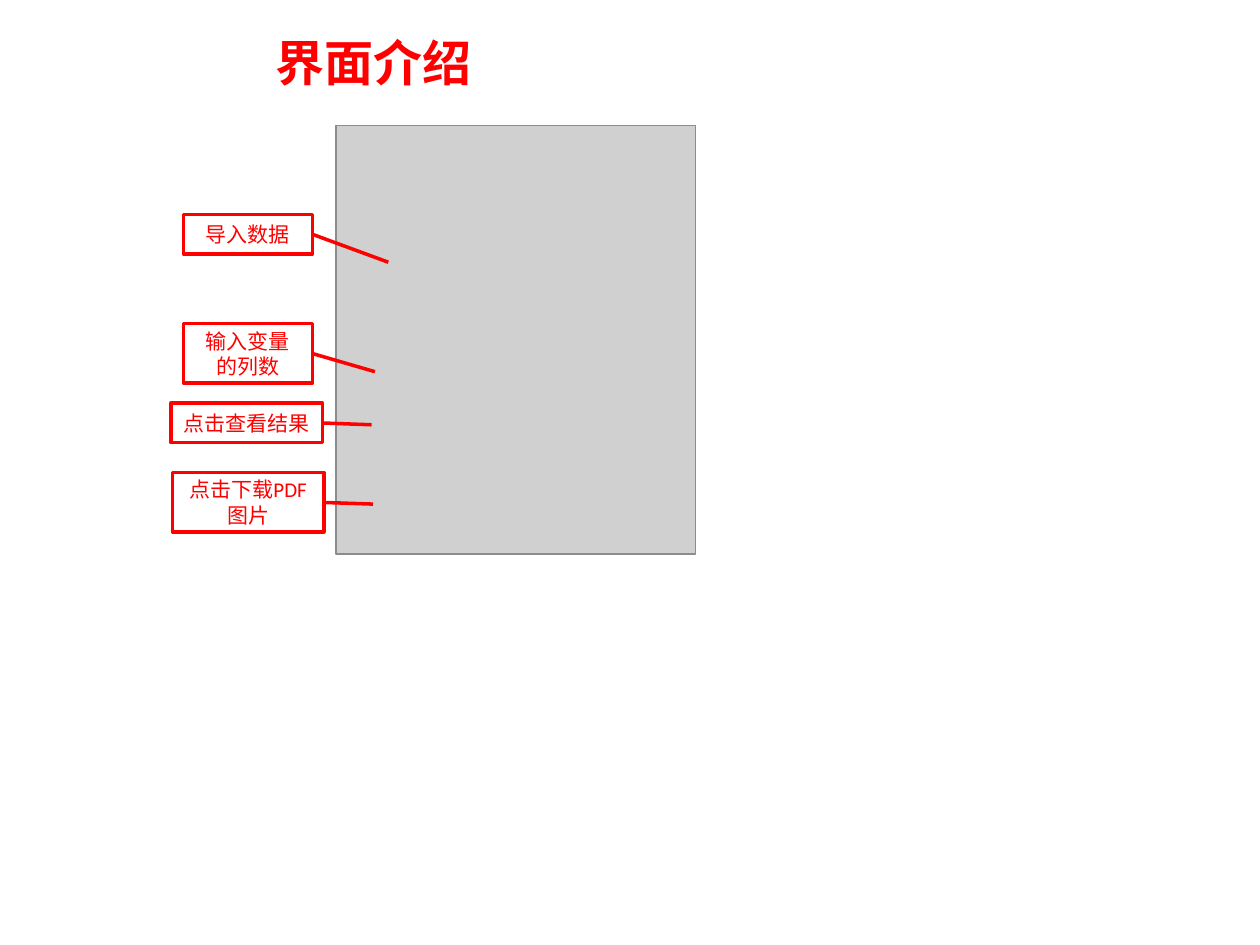
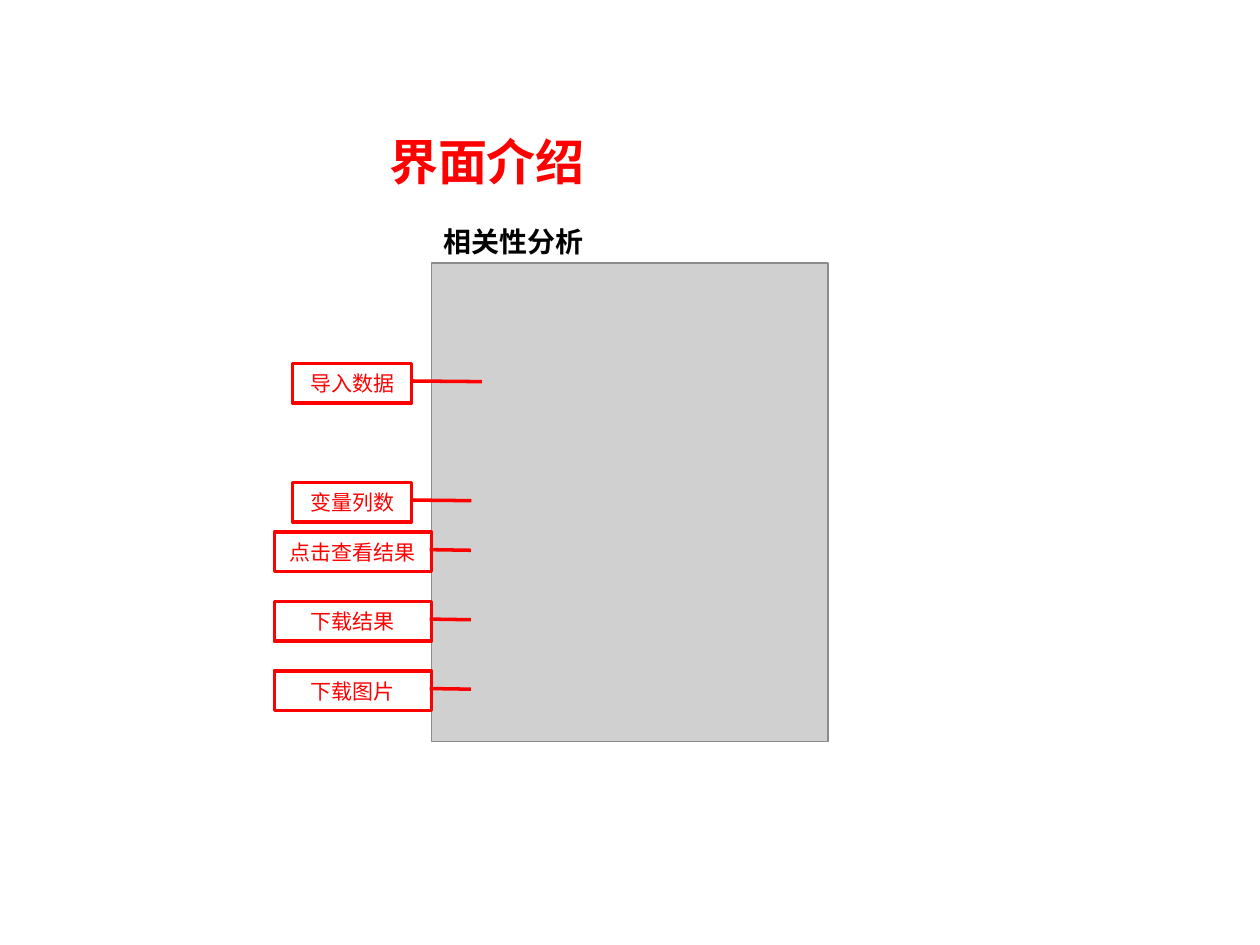
Before and after one commit to YanqiangLu1/luyanqiang3, a slide deck: slide 1 of image/correlation/界面.pptx. Drawn at 1260x945 pixels with LibreOffice and Linux fonts; fonts in the diff are those of the drawing; grey boxes stand for pictures. Boxes give left, top, right and bottom in pixels: in the first picture for what was removed or moved away, otherwise in the second. Text is boxed around its words. In the diff, an @@ line names an element or a change of style, - is before the commit and + after.

```diff
--- a/image/correlation/界面.pptx
+++ b/image/correlation/界面.pptx
@@ picture removed at bbox=[336, 125, 696, 553] @@
@@ text "界面介绍": place and size @@
-text "界面介绍" at bbox=[275, 39, 471, 86]
+text "界面介绍" at bbox=[389, 138, 585, 185]
@@ text added at bbox=[444, 228, 584, 255], 16 pt, text #000000, bold @@
+相关性分析
@@ picture added at bbox=[432, 263, 829, 742] @@
@@ border callout "导入数据": place and size @@
-border callout "导入数据" at bbox=[184, 214, 312, 253]
+border callout "导入数据" at bbox=[292, 363, 411, 402]
@@ border callout removed at bbox=[173, 472, 324, 532] @@
-点击下载PDF图片
@@ proportions changed in 3 elements at bbox=[275, 532, 432, 571], bbox=[292, 363, 411, 402], bbox=[292, 483, 411, 522] @@
@@ border callout "变量列数": place and size @@
-border callout "变量列数" at bbox=[184, 324, 312, 383]
+border callout "变量列数" at bbox=[292, 483, 411, 522]
@@ text in border callout at bbox=[310, 492, 394, 512]: text changed @@
-输入变量的列数
+变量列数
@@ border callout "点击查看结果": place and size @@
-border callout "点击查看结果" at bbox=[171, 403, 323, 442]
+border callout "点击查看结果" at bbox=[275, 532, 432, 571]
@@ border callout added at bbox=[275, 601, 432, 640], outline #FF0000 2 pt, 12 pt, text #FF0000 @@
+下载结果
@@ border callout added at bbox=[275, 670, 432, 709], outline #FF0000 2 pt, 12 pt, text #FF0000 @@
+下载图片
```
Also in this commit, not shown: 1 other slide changed, 53 other files.
